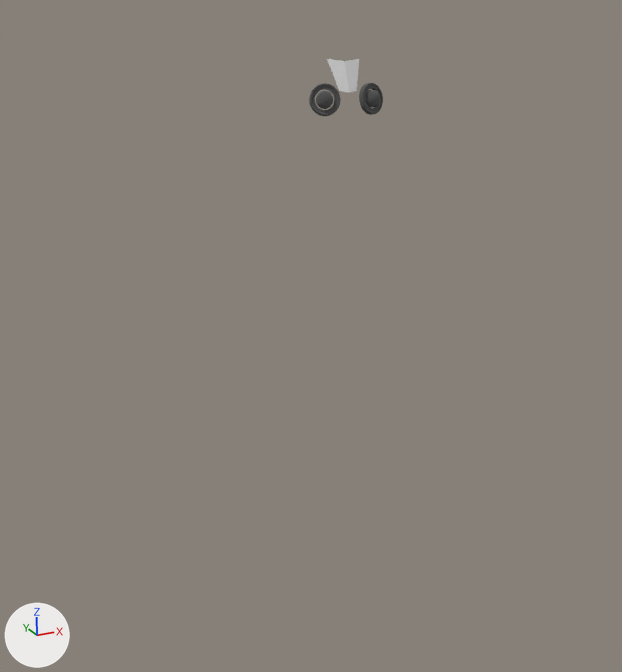
Renders of the Blender file 3d/talos-s1.blend from each side of a commit.
Before and after are seen from the file's camera 'Camera'. The axes (+X, +Y, +Z) are drawn at lower left. The lights are the same throughout.

Script lines for the objects in view, before the commit:
```python
ob_eyes = bpy.data.objects.new('eyes', me_starboost_001)
ob_eyes.location = (-0.005, 0.0, 1.744)
ob_eyes.scale = (0.0843, 0.0843, 0.0843)
ob_eyes_001 = bpy.data.objects.new('eyes.001', me_starboost_002)
ob_eyes_001.location = (-0.005, 0.0, 1.744)
ob_eyes_001.scale = (0.0843, 0.0843, 0.0843)
ob_starboost_head = bpy.data.objects.new('starboost-head', me_starboost)
ob_starboost_head.location = (-0.005, 0.0, 1.744)
ob_starboost_head.scale = (0.0843, 0.0843, 0.0843)
ob_topology_test = bpy.data.objects.new('topology-test', me_plane_003)
ob_topology_test.location = (-0.005, -0.073, 1.801)
ob_topology_test.rotation_euler = (1.571, 0.0, 0.0)  # degrees (90, 0, 0)
ob_topology_test.scale = (0.0193, 0.0193, 0.0193)
```
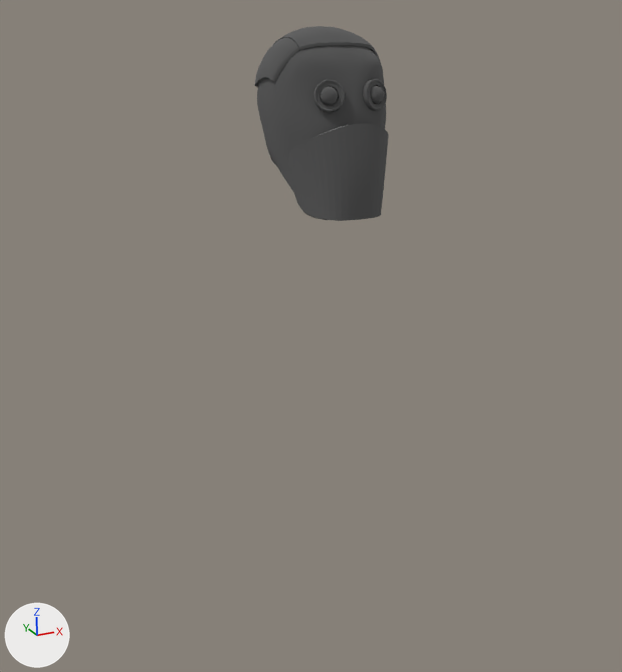
Commit message: start adding grease pencil

Pixel boxes (x1, y1, x2, y2) of what changed, in the pictures (622 x 672 px):
'starboost-head', shown
    after: (257, 45, 386, 192)
'talos-head-mouthpiece', added
    after: (288, 123, 389, 221)
'eyes', moved
    before: (309, 83, 383, 116)
    after: (314, 79, 387, 112)
'talos-head.001', added
    after: (273, 26, 374, 50)
'talos-head.002', added
    after: (255, 38, 381, 87)
'topology-test', deleted
    before: (327, 59, 359, 93)
'eyes.001', moved
    before: (316, 90, 380, 109)
    after: (320, 86, 384, 105)

The change, as a diff of the scene's bpy script:
```diff
--- a/3d/talos-s1.blend.py
+++ b/3d/talos-s1.blend.py
@@ me_plane_003_1 @@
+me_plane_003_1.from_pydata(...)  # 24 vertices, 20 faces; spans x -0.0665..0.0, y -0.0531..0.0178, z -0.054..0.0613
+me_plane_003_1.materials.append(mat_material)  # its picture is missing
@@ me_starboost_004 @@
+me_starboost_004.from_pydata(...)  # 108 vertices, 98 faces; spans x -0.71..0.0, y -0.69..1.1, z 0.94..1.39
+me_starboost_004.materials.append(mat_material)  # its picture is missing
@@ me_starboost_005 @@
+me_starboost_005.from_pydata(...)  # 162 vertices, 160 faces; spans x -1.092..-0.662, y -0.454..0.881, z 0.39..1.2
+me_starboost_005.materials.append(mat_material)  # its picture is missing
@@ me_starboost_003 @@
+me_starboost_003.from_pydata(...)  # 70 vertices, 68 faces; spans x -1.014..0.0, y 0.781..1.38, z 0.338..1.027
+me_starboost_003.materials.append(mat_material)  # its picture is missing
@@ ob_eyes_001 @@
 ob_eyes_001 = bpy.data.objects.new('eyes.001', me_starboost_002)
-ob_eyes_001.location = (-0.005, 0.0, 1.744)
+ob_eyes_001.location = (0.004, 0.005, 1.749)
 ob_eyes_001.scale = (0.0843, 0.0843, 0.0843)
@@ ob_eyes @@
 ob_eyes = bpy.data.objects.new('eyes', me_starboost_001)
-ob_eyes.location = (-0.005, 0.0, 1.744)
+ob_eyes.location = (0.004, 0.005, 1.749)
 ob_eyes.scale = (0.0843, 0.0843, 0.0843)
@@ ob_starboost_head @@
 _m = ob_starboost_head.modifiers.new('Subsurf', 'SUBSURF')
 _m.render_levels = 6
-ob_starboost_head.hide_set(True)  # wire or fog, not drawn
@@ ob_topology_test @@
-ob_topology_test = bpy.data.objects.new('topology-test', me_plane_003)
-ob_topology_test.location = (-0.005, -0.073, 1.801)
-ob_topology_test.rotation_euler = (1.571, 0.0, 0.0)  # degrees (90, 0, 0)
-ob_topology_test.scale = (0.0193, 0.0193, 0.0193)
-_m = ob_topology_test.modifiers.new('Mirror', 'MIRROR')
-_m.use_clip = True
@@ ob_talos_head_mouthpiece @@
+ob_talos_head_mouthpiece = bpy.data.objects.new('talos-head-mouthpiece', me_plane_003_1)
+ob_talos_head_mouthpiece.location = (0.0, -0.057, 1.666)
+ob_talos_head_mouthpiece.scale = (1.21, 1.21, 1.21)
+_m = ob_talos_head_mouthpiece.modifiers.new('Mirror', 'MIRROR')
+_m.use_clip = True
+_m = ob_talos_head_mouthpiece.modifiers.new('Subsurf', 'SUBSURF')
+_m.levels = 3
@@ ob_talos_head_001 @@
+ob_talos_head_001 = bpy.data.objects.new('talos-head.001', me_starboost_004)
+ob_talos_head_001.location = (0.004, 0.005, 1.749)
+ob_talos_head_001.scale = (0.0843, 0.0843, 0.0843)
+_m = ob_talos_head_001.modifiers.new('Mirror', 'MIRROR')
+_m.use_clip = True
+_m = ob_talos_head_001.modifiers.new('Subsurf', 'SUBSURF')
+_m.render_levels = 6
@@ ob_talos_head_002 @@
+ob_talos_head_002 = bpy.data.objects.new('talos-head.002', me_starboost_005)
+ob_talos_head_002.location = (0.004, 0.005, 1.749)
+ob_talos_head_002.scale = (0.0843, 0.0843, 0.0843)
+_m = ob_talos_head_002.modifiers.new('Mirror', 'MIRROR')
+_m.use_clip = True
+_m = ob_talos_head_002.modifiers.new('Subsurf', 'SUBSURF')
+_m.render_levels = 6
@@ ob_talos_head_003 @@
+ob_talos_head_003 = bpy.data.objects.new('talos-head.003', me_starboost_003)
+ob_talos_head_003.location = (0.004, 0.005, 1.749)
+ob_talos_head_003.scale = (0.0843, 0.0843, 0.0843)
+_m = ob_talos_head_003.modifiers.new('Mirror', 'MIRROR')
+_m.use_clip = True
+_m = ob_talos_head_003.modifiers.new('Subsurf', 'SUBSURF')
+_m.render_levels = 6
```
